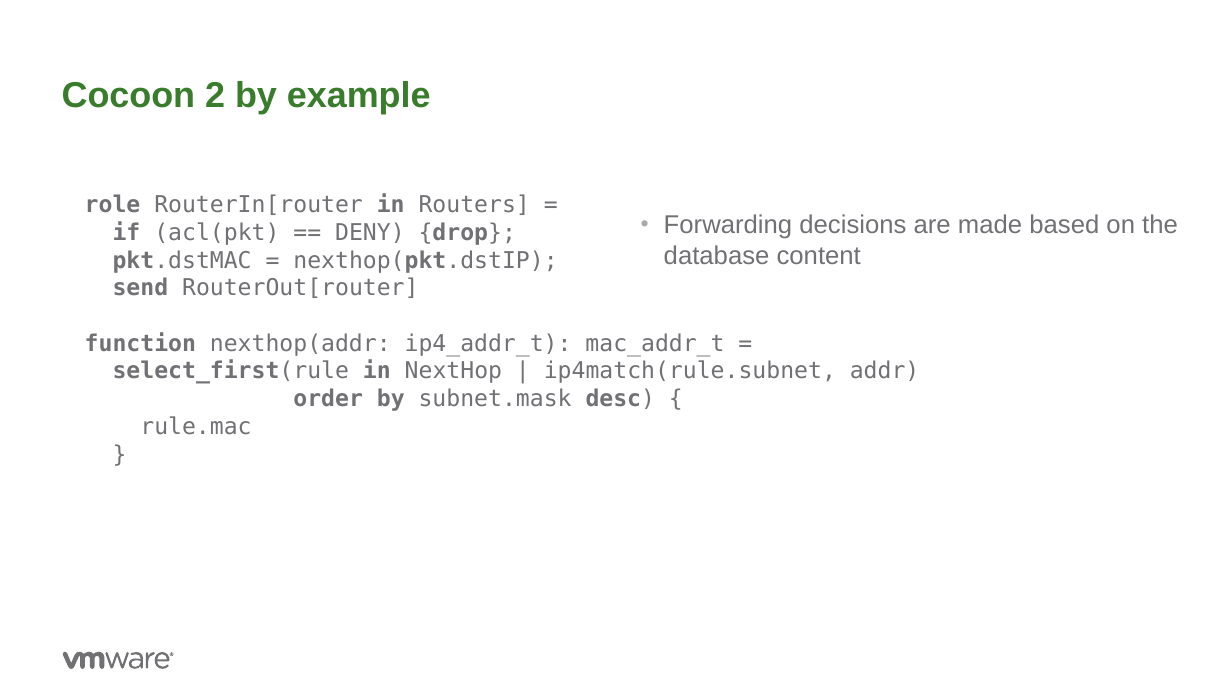
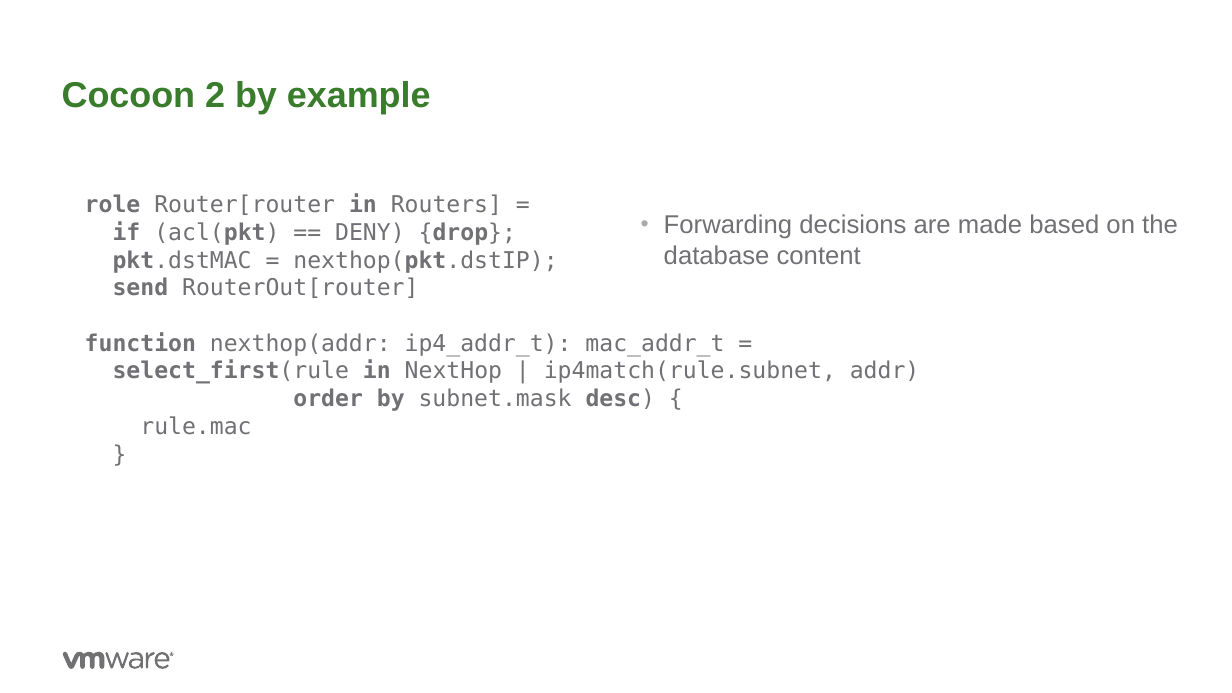
Before and after one commit to ryzhyk/cocoon, a slide deck: slide 9 of doc/wnv17/cocoon.odp. Drawn at 1232x693 pixels with LibreOffice and Linux fonts; fonts in the diff are those of the drawing; background and template pictures are left out. Boxes give left, top, right and bottom in pixels: in the first picture for what was removed or moved away, otherwise in the second. Text is boxed around its words. In the diff, an @@ line names an element or a change of style, - is before the commit and + after.

```diff
--- a/doc/wnv17/cocoon.odp
+++ b/doc/wnv17/cocoon.odp
@@ text at <box>85,193,502,215</box>: text changed @@
-role RouterIn[router in Routers] =
+role Router[router in Routers] =
```
Also in this commit, not shown: 4 other slides changed.
